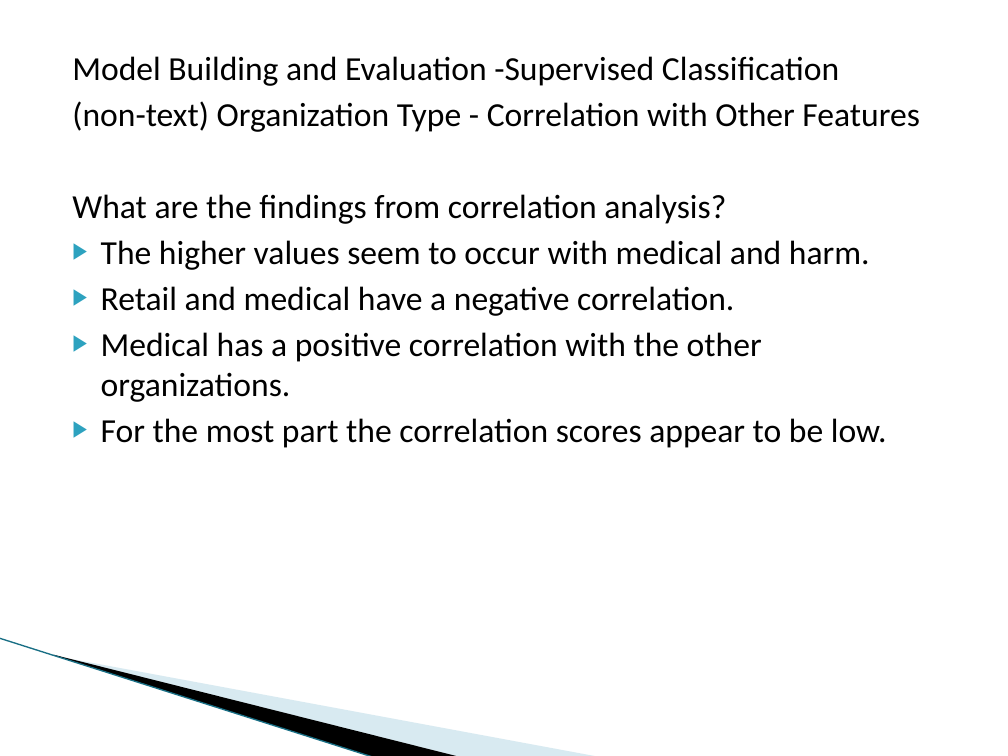
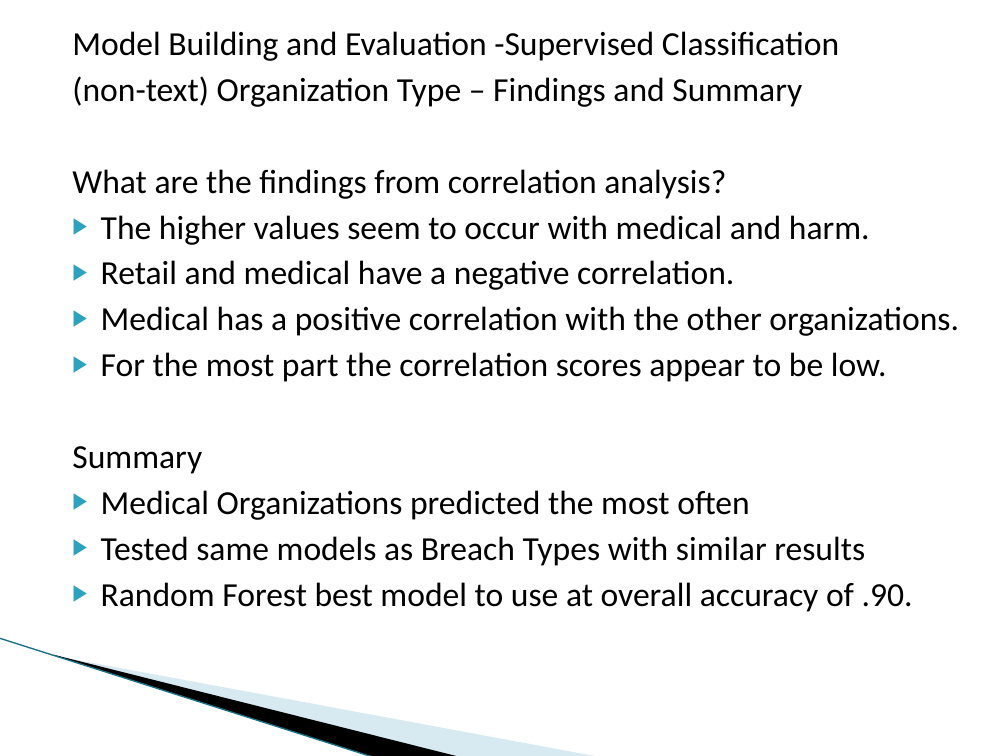
Before and after one commit to dmrod01/Capstone, a slide deck: slide 39 of Final Analysis - Data Capstone Project - Data Breaches.pptx (slide 34 before the commit). Drawn at 1008x756 pixels with LibreOffice and Linux fonts; fonts in the diff are those of the drawing; background and template pictures are left out. Boxes give left, top, right and bottom in pixels: in the first picture for what was removed or moved away, otherwise in the second. Text is boxed around its words. In the diff, an @@ line names an element or a change of style, - is before the commit and + after.

Commit message:
Latest Changes

```diff
--- a/Final Analysis - Data Capstone Project - Data Breaches.pptx
+++ b/Final Analysis - Data Capstone Project - Data Breaches.pptx
@@ text "Model Building and Evaluation -Supervised ...": place and size @@
-text "Model Building and Evaluation -Supervised ..." at (72,56,919,448)
+text "Model Building and Evaluation -Supervised ..." at (72,31,959,612)
@@ text at (72,76,802,107): text changed @@
-(non-text) Organization Type - Correlation with Other Features
+(non-text) Organization Type – Findings and Summary
@@ text at (72,446,913,612): paragraphs added @@
+Summary
+▶ Medical Organizations predicted the most often
+▶ Tested same models as Breach Types with similar results
+▶ Random Forest best model to use at overall accuracy of .90.
```
Also in this commit, not shown: 2 other slides changed, 10 slides added.
